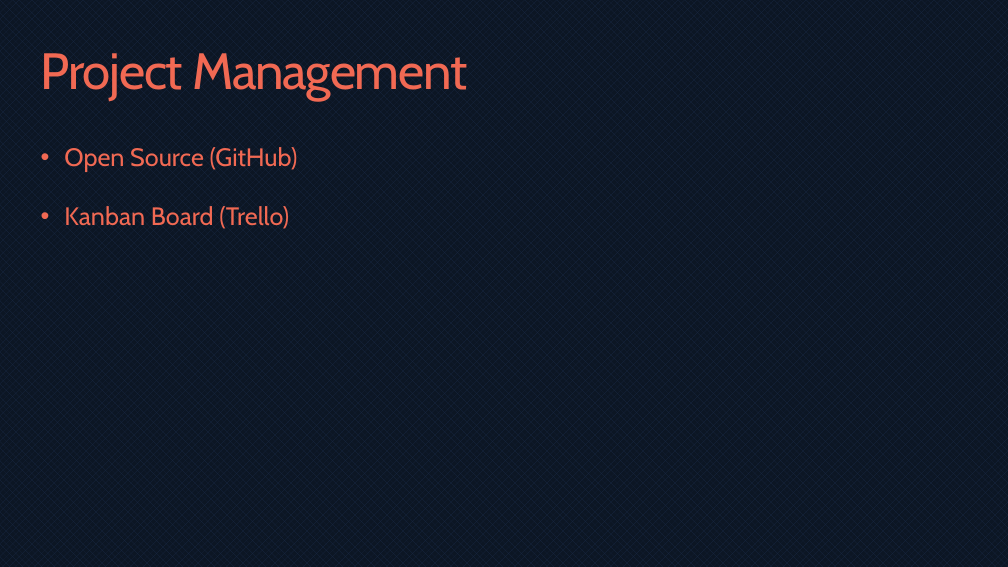
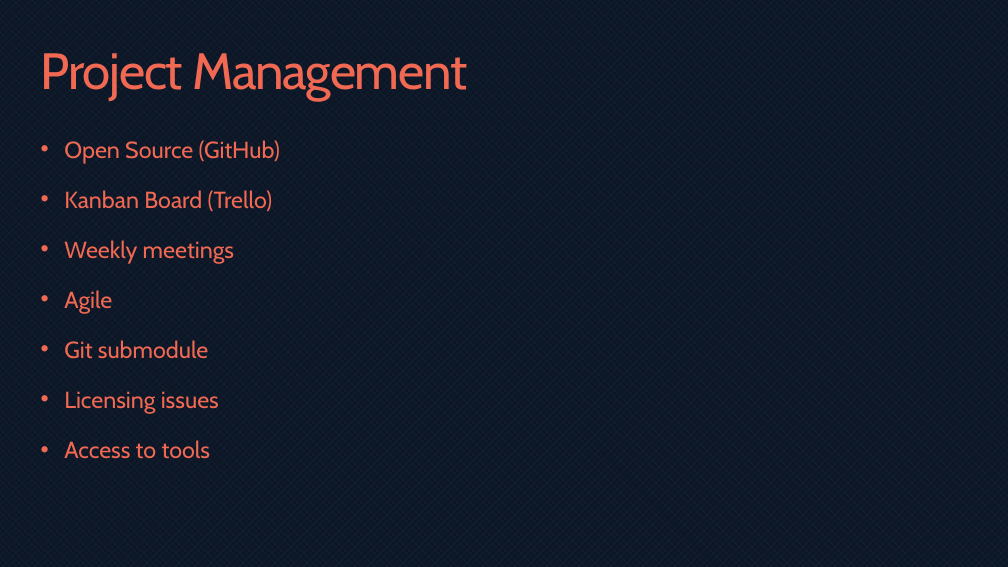
Before and after one commit to bmaximuml/CS351-Reports, a slide deck: slide 9 of Presentation/Network Switch Design on FPGAs.pptx (slide 7 before the commit). Drawn at 1008x567 pixels with LibreOffice and Linux fonts; fonts in the diff are those of the drawing. Boxes give left, top, right and bottom in pixels: in the first picture for what was removed or moved away, otherwise in the second. Text is boxed around its words. In the diff, an @@ line names an element or a change of style, - is before the commit and + after.

```diff
--- a/Presentation/Network Switch Design on FPGAs.pptx
+++ b/Presentation/Network Switch Design on FPGAs.pptx
@@ text at box(64, 140, 280, 211): size 24 to 22.2 pt in "Open Source (GitHub)", "Kanban Board (Trello)"; line spacing 1.5 to 1.3 @@
@@ text at box(64, 240, 234, 459): paragraphs added @@
+• Weekly meetings
+• Agile
+• Git submodule
+• Licensing issues
+• Access to tools
```
Also in this commit, not shown: 1 other slide changed, 4 slides added, 1 slide removed, 3 other files.
